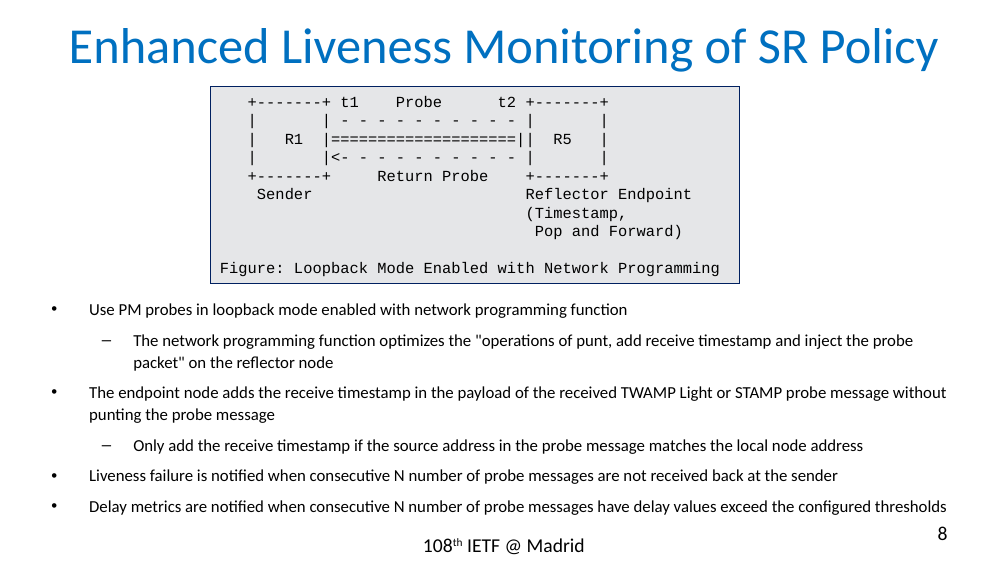
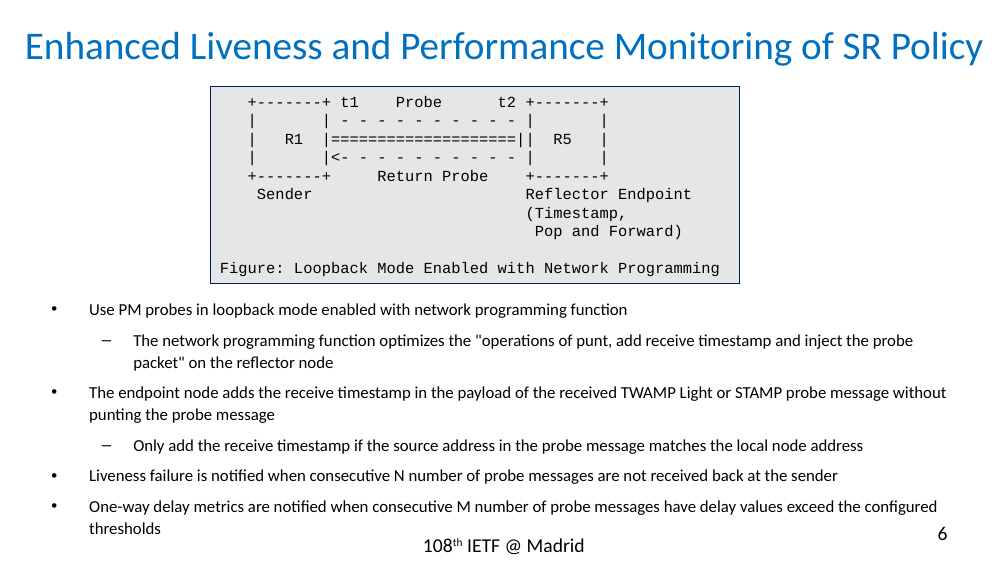
Before and after one commit to rakgandhi/ietf-slides, a slide deck: slide 6 of draft-gandhi-spring-sr-enhanced-plm-01.pptx (slide 8 before the commit). Drawn at 1008x567 pixels with LibreOffice and Linux fonts; fonts in the diff are those of the drawing. Boxes give left, top, right and bottom in pixels: in the first picture for what was removed or moved away, otherwise in the second. Text is boxed around its words. In the diff, an @@ line names an element or a change of style, - is before the commit and + after.

```diff
--- a/draft-gandhi-spring-sr-enhanced-plm-01.pptx
+++ b/draft-gandhi-spring-sr-enhanced-plm-01.pptx
@@ title at (x1=25, y1=31, x2=983, y2=66): text changed; size 36 to 28 pt @@
-Enhanced Liveness Monitoring of SR Policy
+Enhanced Liveness and Performance Monitoring of SR Policy
@@ text at (x1=89, y1=500, x2=938, y2=534): text changed @@
-• Delay metrics are notified when consecutive N number of probe messages have delay values exceed the configured thresholds
+• One-way delay metrics are notified when consecutive M number of probe messages have delay values exceed the configured thresholds
@@ page number at (x1=938, y1=526, x2=948, y2=540): text changed @@
-8
+6
```
Also in this commit, not shown: 4 other slides changed, 6 slides removed, 1 other file.
